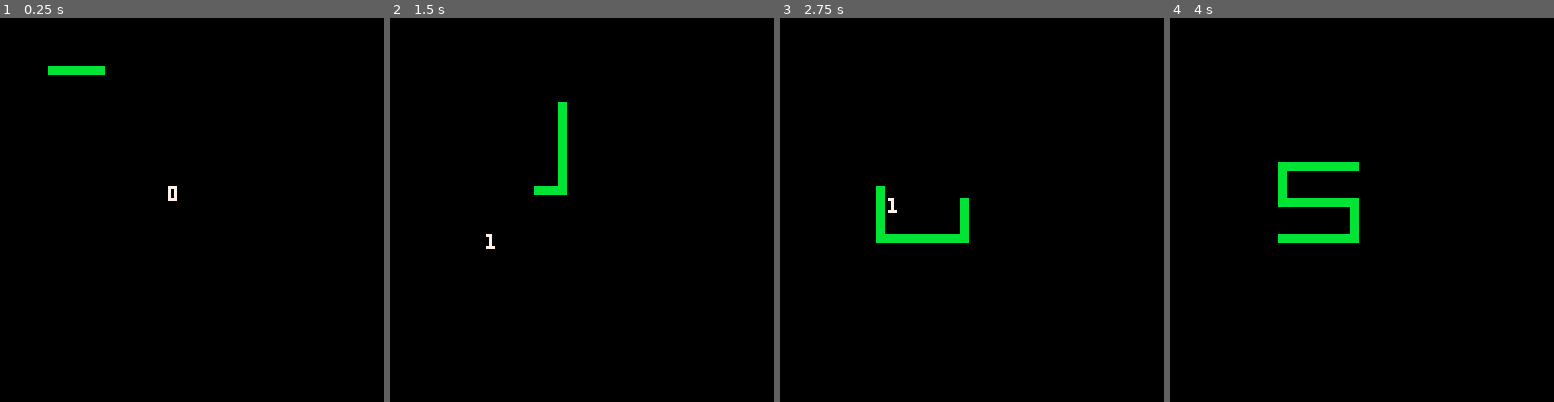
Above: before the commit, frames 1-4 (left to right).
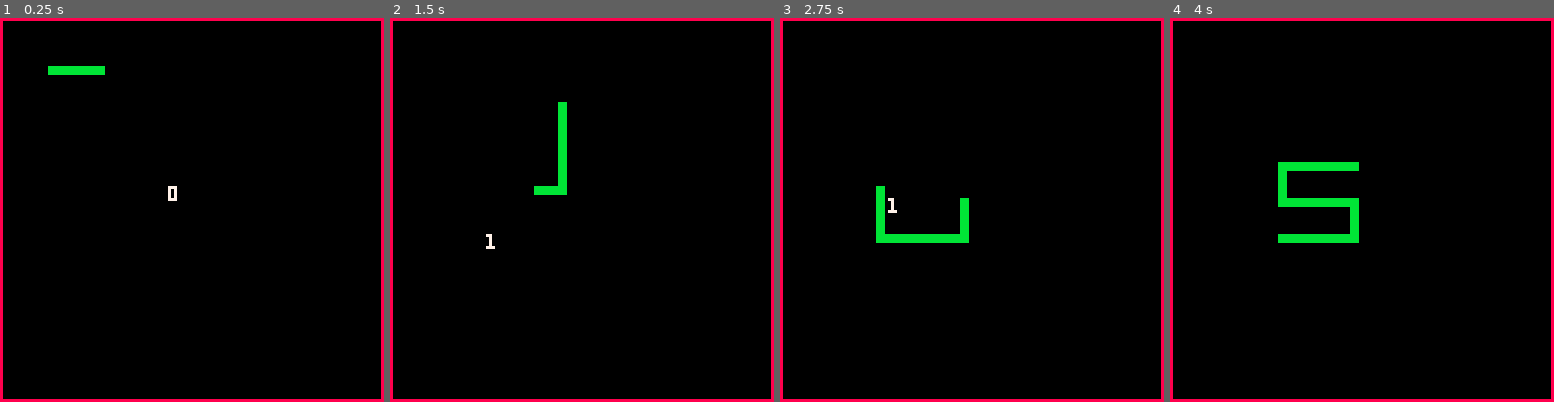
Above: after the commit, the same moments.

Repository: snakebyte85/galaxy-frontier
Game: PICO-8 cartridge galaxy-frontier.p8
Two runs of this game, one before a commit and one after it. Both use one fixed random seed, a clock stepped at 60 frames per second and the inputs below.
Inputs:
- Up to frame 1 (0.25 s): no input
- Up to frame 2 (1.5 s): tap X (X key) at 0.33, 1.07 s; tap O (Z key) at 0.7 s
- Up to frame 3 (2.75 s): hold Right 1.6-2.1 s; tap O (Z key) at 1.7, 2.1, 2.5 s; tap X (X key) at 1.85 s; hold Up 2.15-2.42 s; hold Right from 2.47 s (still down)
- Up to frame 4 (4 s): tap O (Z key) at 2.9, 3.3, 3.7 s; tap X (X key) at 2.97 s; release Right at 3.03 s; hold Left 3.08-3.58 s; hold Down 3.63-3.97 s

The runs differ from the first frame. In frame 1, 3.1% of the frame differs, in the area x 0-100%, y 0-100%; in frame 2, 3.1%; in frame 3, 3.1%; in frame 4, 3.1%.

Commit message:
Trying to make a curve trajectory for the missile

Diff:
--- a/entity.lua
+++ b/entity.lua
@@ -162,7 +162,7 @@
               entity.x+entity.hitbox.x2, entity.y+entity.hitbox.y2,
               const.colors.blue)
       end
-      if entity.waypoints then
+      if entity.pattern == "waypoints" and entity.waypoints ~= nil then
          if #entity.waypoints ~= 0 then
             line(entity.x, entity.y,
                  entity.waypoints[1].x, entity.waypoints[1].y,
--- a/galaxy-frontier.p8
+++ b/galaxy-frontier.p8
@@ -18,7 +18,7 @@
 #include levels.lua
 
 global={
-   debug=false,
+   debug=true,
    log=false,
    state="splash",
    states={
--- a/projectiles.lua
+++ b/projectiles.lua
@@ -51,6 +51,16 @@
       sprite_offset={x=-1,y=-2},
       damage=5,
       acceleration=100,
+      pattern="waypoints",
+      init=function(self)
+         projectile_class.init(self)
+         local sign = (self.direction==const.direction.up) and -1 or 1
+         local target_x = self.x
+         local target_y = self.y + (sign*100)
+         add(self.waypoints, {x=target_x, y=target_y,
+                              bc={x=target_x+50, y=self.y + (sign*50), num=10}
+                             })
+      end,
       draw=function(self)
          self.sprite_number = flr(flr(time() / 0.2)%2)+26
          projectile_class.draw(self)
